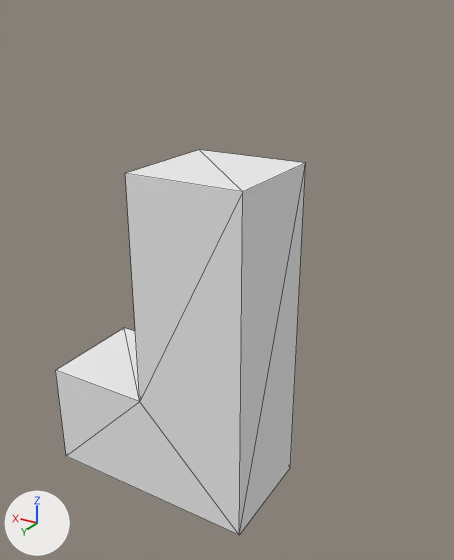
The OBJ model NaturalSelectionEditor/Assets/SampleSceneAssets/Art/Bunny-Bits/(White)/Bunny-Bit-3-(White).obj, before and after one commit.
The view is the same before and after, from a 50 mm camera at (-0.101, 0.255, 1.411) aimed at (0.127, -0.125, 1.221). The axes (+X, +Y, +Z) are drawn at lower left. The lights are the same throughout. Mesh edges are drawn as thin lines. Where no turn or scale is listed for an object, it has been applied to the vertices. Vertices at the same position are counted once.

Before the edit, the objects in view are built like this:
```python
me_untitled = bpy.data.meshes.new('Untitled')
me_untitled.from_pydata(...)  # 12 vertices, 20 faces; spans x 0.1..0.3, y -0.2..-0.1, z 1.0..1.3
me_untitled.materials.append(mat_palette)  # picture img_bunny_bit_3__white__png
ob_untitled = bpy.data.objects.new('Untitled', me_untitled)
ob_untitled.location = (0.0, 0.0, 0.0)
```
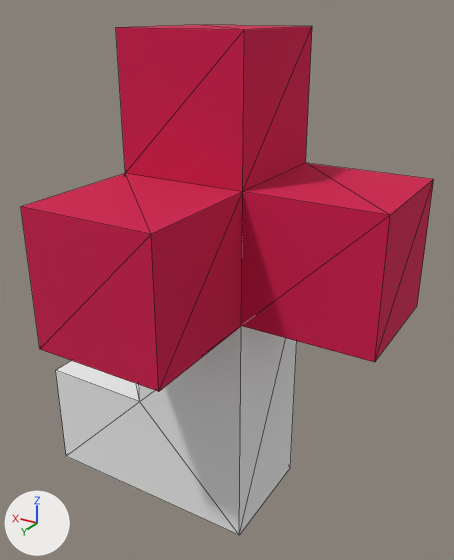
The newer file is also turned or shifted as a whole; pictures and numbers use the older file's frame.

The change, as a diff of the scene's bpy script:
```diff
--- a/NaturalSelectionEditor/Assets/SampleSceneAssets/Art/Bunny-Bits/(White)/Bunny-Bit-3-(White).obj.py
+++ b/NaturalSelectionEditor/Assets/SampleSceneAssets/Art/Bunny-Bits/(White)/Bunny-Bit-3-(White).obj.py
@@ me_untitled @@
 # used by ob_untitled; location = (0.0, 0.0, 0.0)
-me_untitled.from_pydata(...)  # 12 vertices, 20 faces; spans x 0.1..0.3, y -0.2..-0.1, z 1.0..1.3
+me_untitled.from_pydata(...)  # 27 vertices, 50 faces; spans x 0.0..0.3, y -0.2..0.0, z 1.0..1.4
+# me_untitled part 1
+# 9 faces are deleted
+# 10 vertices are added at x 0.0..0.2, y -0.2..0.0, z 1.2..1.3
+# 5 new vertices lie (0.0, 0.0, 0.1) away from vertices in x 0.1..0.2, y -0.2..-0.1, z 1.1..1.3
+# 39 new faces join them
 me_untitled.materials.append(mat_palette)
```

Pixel boxes [x1, y1, x2, y2] of what changed, in the pictures (454 x 560 px):
'Untitled', reshaped (66% wider, 32% taller)
    before: [56, 150, 305, 535]
    after: [21, 25, 434, 535]
part 1 of me_untitled, built on
    before: [125, 150, 305, 530]
    after: [21, 25, 434, 530]
